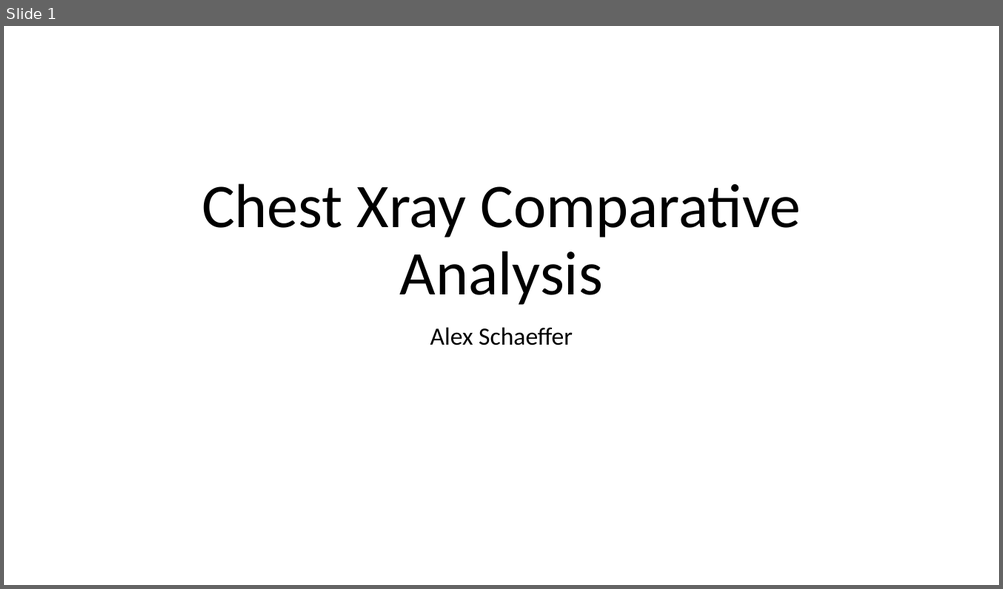
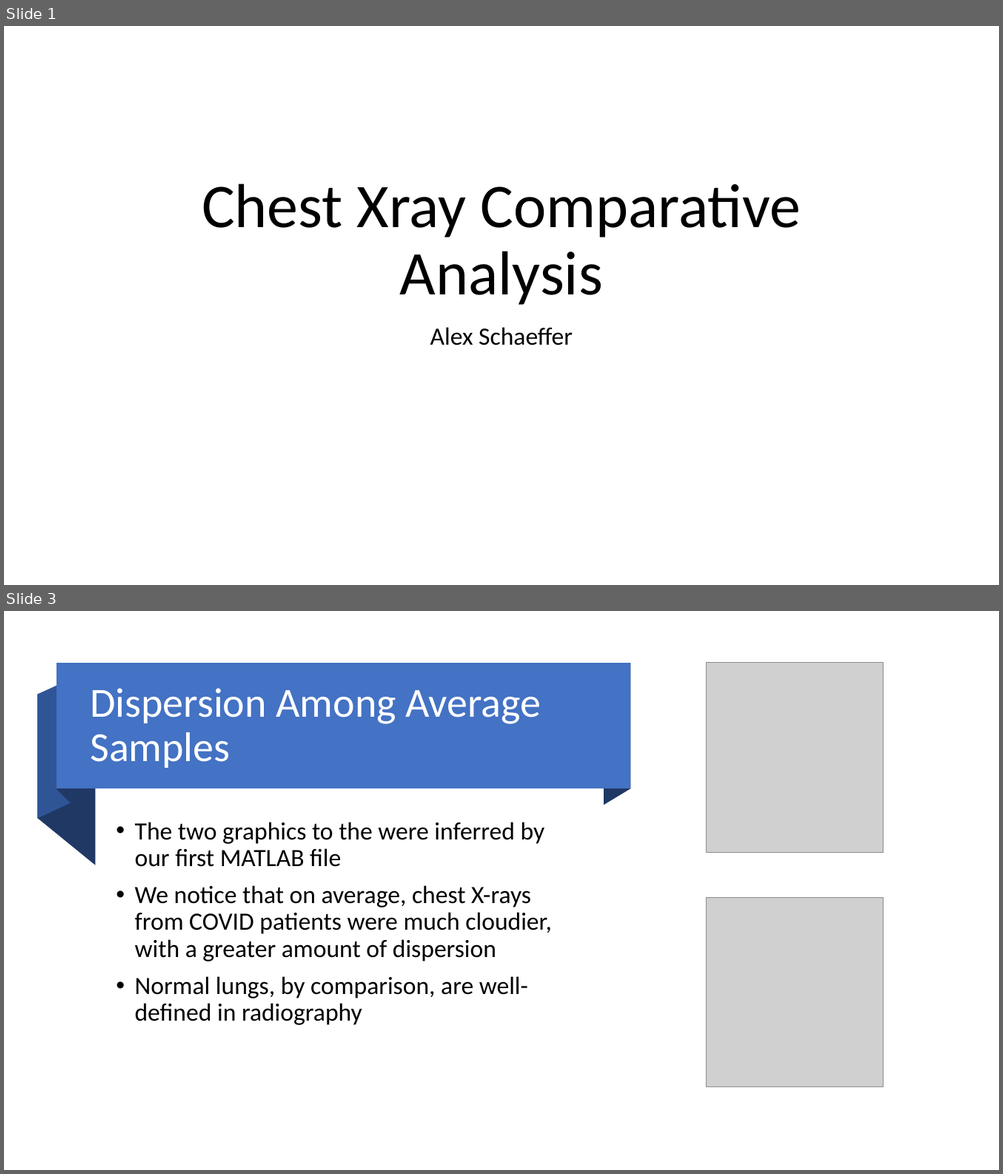
Before and after one commit to AlexSchaefferEdu/GP3, a slide deck: Presentation_Schaeffer.pptx. Shown one above the other, each under a label of ours: slide 1 before the commit, slides 1 and 3 after it; the slides between them are not shown. The pictures are 1003x589 and 1003x1174 pixels, drawn with LibreOffice and Linux fonts; fonts in the diff are those of the drawing; grey boxes stand for pictures. Boxes give left, top, right and bottom in pixels: in the first picture for what was removed or moved away, otherwise in the second. Text is boxed around its words. In the diff, an @@ line names an element or a change of style, - is before the commit and + after.

```diff
--- a/Presentation_Schaeffer.pptx
+++ b/Presentation_Schaeffer.pptx
@@ slide 3 added at [4, 611, 999, 1170], background #FFFFFF @@
@@ rectangle added at [57, 664, 630, 789], fill #4472C4 @@
@@ freeform shape added at [57, 664, 71, 803], fill #203864 @@
@@ freeform shape added at [604, 664, 631, 806], fill #203864 @@
@@ picture added at [706, 663, 883, 853] @@
@@ freeform shape added at [37, 695, 96, 866], fill #203864 @@
@@ freeform shape added at [37, 680, 71, 819], fill #2F5597 @@
@@ title added at [90, 688, 540, 768], 40 pt, text #FEFFFF @@
+Dispersion Among Average Samples
@@ text added at [135, 822, 551, 1025], 24 pt, text #000000 @@
+• The two graphics to the were inferred by our first MATLAB file
+• We notice that on average, chest X-rays from COVID patients were much cloudier, with a greater amount of dispersion
+• Normal lungs, by comparison, are well-defined in radiography
@@ picture added at [706, 897, 883, 1088] @@
```
Also in this commit, not shown: 10 other slides added, 1 slide removed, 4 other files.
